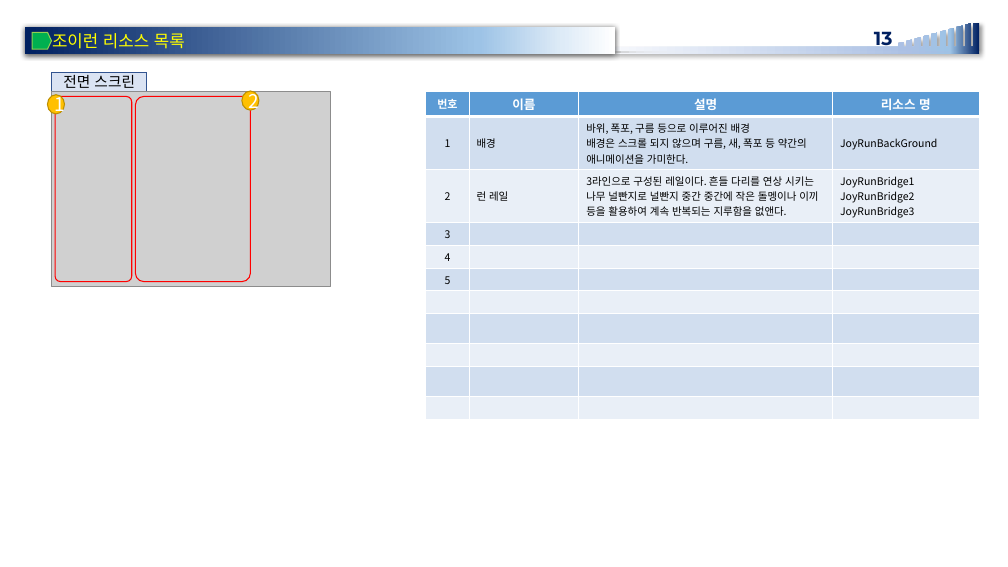
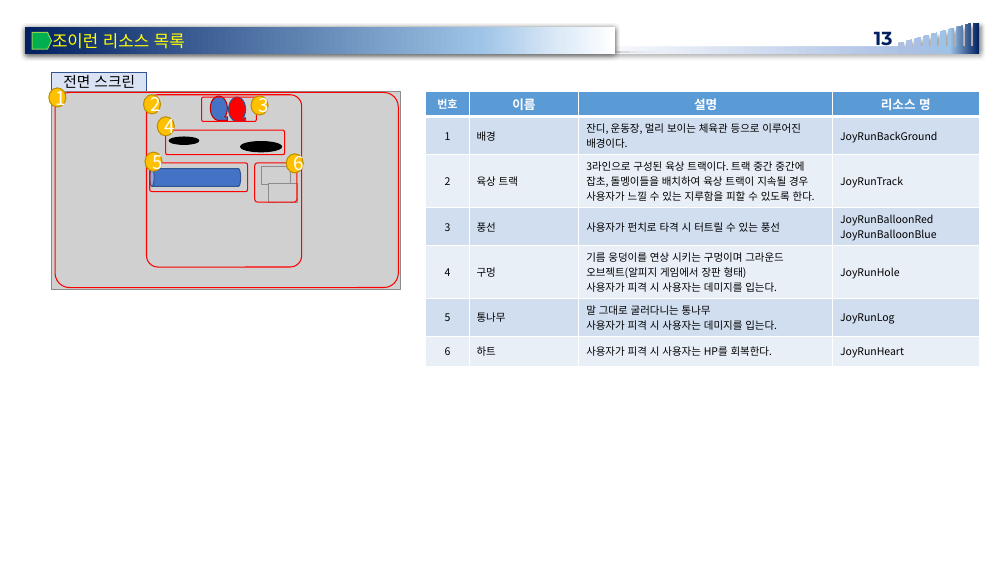
Before and after one commit to rheeeuro/joyrun, a slide deck: slide 13 of docs/[JoyFitness] 전시회용 미니 게임_JoyRun.pptx. Drawn at 1008x567 pixels with LibreOffice and Linux fonts; fonts in the diff are those of the drawing; grey boxes stand for pictures; background and template pictures are left out. Boxes give left, top, right and bottom in pixels: in the first picture for what was removed or moved away, otherwise in the second. Text is boxed around its words. In the diff, an @@ line names an element or a change of style, - is before the commit and + after.

```diff
--- a/docs/[JoyFitness] 전시회용 미니 게임_JoyRun.pptx
+++ b/docs/[JoyFitness] 전시회용 미니 게임_JoyRun.pptx
@@ ellipse "1": place and size @@
-ellipse "1" at (48, 95, 65, 113)
+ellipse "1" at (49, 88, 67, 107)
@@ picture added at (51, 91, 400, 290) @@
@@ picture: place and size @@
-picture at (51, 91, 330, 287)
+picture at (52, 92, 398, 287)
@@ picture added at (52, 91, 400, 289) @@
@@ rounded rectangle: place and size @@
-rounded rectangle at (55, 97, 132, 282)
+rounded rectangle at (55, 92, 399, 287)
@@ ellipse "2": place and size @@
-ellipse "2" at (242, 91, 259, 110)
+ellipse "2" at (144, 95, 161, 113)
@@ rounded rectangle: place and size @@
-rounded rectangle at (135, 97, 250, 282)
+rounded rectangle at (147, 95, 302, 267)
@@ ellipse added at (157, 116, 175, 135), fill #FFC000, outline #BD8E00 1 pt, 18 pt, text #FFFFFF @@
+4
@@ rounded rectangle added at (202, 97, 256, 121), outline #FF0000 1 pt @@
@@ flow chart magnetic tape added at (210, 96, 228, 120), fill #4472C4, outline #C00000 1 pt @@
@@ flow chart magnetic tape added at (228, 97, 246, 121), fill #FF0000, outline #325491 1 pt @@
@@ ellipse added at (251, 96, 268, 115), fill #FFC000, outline #BD8E00 1 pt, 18 pt, text #FFFFFF @@
+3
@@ table at (426, 91, 979, 362) @@
-row 2: 1 | 배경 | 바위, 폭포, 구름 등으로 이루어진 배경 / 배경은 스크롤 되지 않으며 구름, 새, 폭포 등 약간의 애니메이션을 가미한다. | JoyRunBackGround
-row 3: 2 | 런 레일 | 3라인으로 구성된 레일이다. 흔들 다리를 연상 시키는 나무 널빤지로 널빤지 중간 중간에 작은 돌멩이나 이끼 등을 활용하여 계속 반복되는 지루함을 없앤다. | JoyRunBridge1 / JoyRunBridge2 / JoyRunBridge3
-row 4: 3 |  |  | 
-row 5: 4 |  |  | 
-row 6: 5 |  |  | 
-row 7:  |  |  | 
-row 8:  |  |  | 
-row 9:  |  |  | 
-row 10:  |  |  | 
-row 11:  |  |  | 
+row 2: 1 | 배경 | 잔디, 운동장, 멀리 보이는 체육관 등으로 이루어진 배경이다. | JoyRunBackGround
+row 3: 2 | 육상 트랙 | 3라인으로 구성된 육상 트랙이다. 트랙 중간 중간에 잡초, 돌멩이들을 배치하여 육상 트랙이 지속될 경우 사용자가 느낄 수 있는 지루함을 피할 수 있도록 한다. | JoyRunTrack
+row 4: 3 | 풍선 | 사용자가 펀치로 타격 시 터트릴 수 있는 풍선 | JoyRunBalloonRed / JoyRunBalloonBlue
+row 5: 4 | 구멍 | 기름 웅덩이를 연상 시키는 구멍이며 그라운드 오브젝트(알피지 게임에서 장판 형태) / 사용자가 피격 시 사용자는 데미지를 입는다. | JoyRunHole
+row 6: 5 | 통나무 | 말 그대로 굴러다니는 통나무 / 사용자가 피격 시 사용자는 데미지를 입는다. | JoyRunLog
+row 7: 6 | 하트 | 사용자가 피격 시 사용자는 HP를 회복한다. | JoyRunHeart
@@ rounded rectangle added at (166, 130, 284, 154), outline #FF0000 1 pt @@
@@ ellipse added at (169, 137, 199, 144), fill #000000, outline #000000 1 pt @@
@@ ellipse added at (240, 141, 281, 152), fill #000000, outline #000000 1 pt @@
@@ ellipse added at (145, 152, 163, 171), fill #FFC000, outline #BD8E00 1 pt, 18 pt, text #FFFFFF @@
+5
@@ cylinder added at (150, 169, 240, 187), fill #4472C4, outline #325491 1 pt @@
@@ rounded rectangle added at (150, 163, 247, 191), outline #FF0000 1 pt @@
@@ rounded rectangle added at (255, 163, 297, 202), outline #FF0000 1 pt @@
@@ picture added at (262, 166, 290, 185) @@
@@ ellipse added at (287, 154, 304, 172), fill #FFC000, outline #BD8E00 1 pt, 18 pt, text #FFFFFF @@
+6
@@ picture added at (268, 184, 297, 202) @@
```
Also in this commit, not shown: 2 other slides changed, 1 slide added, 1 slide removed.
